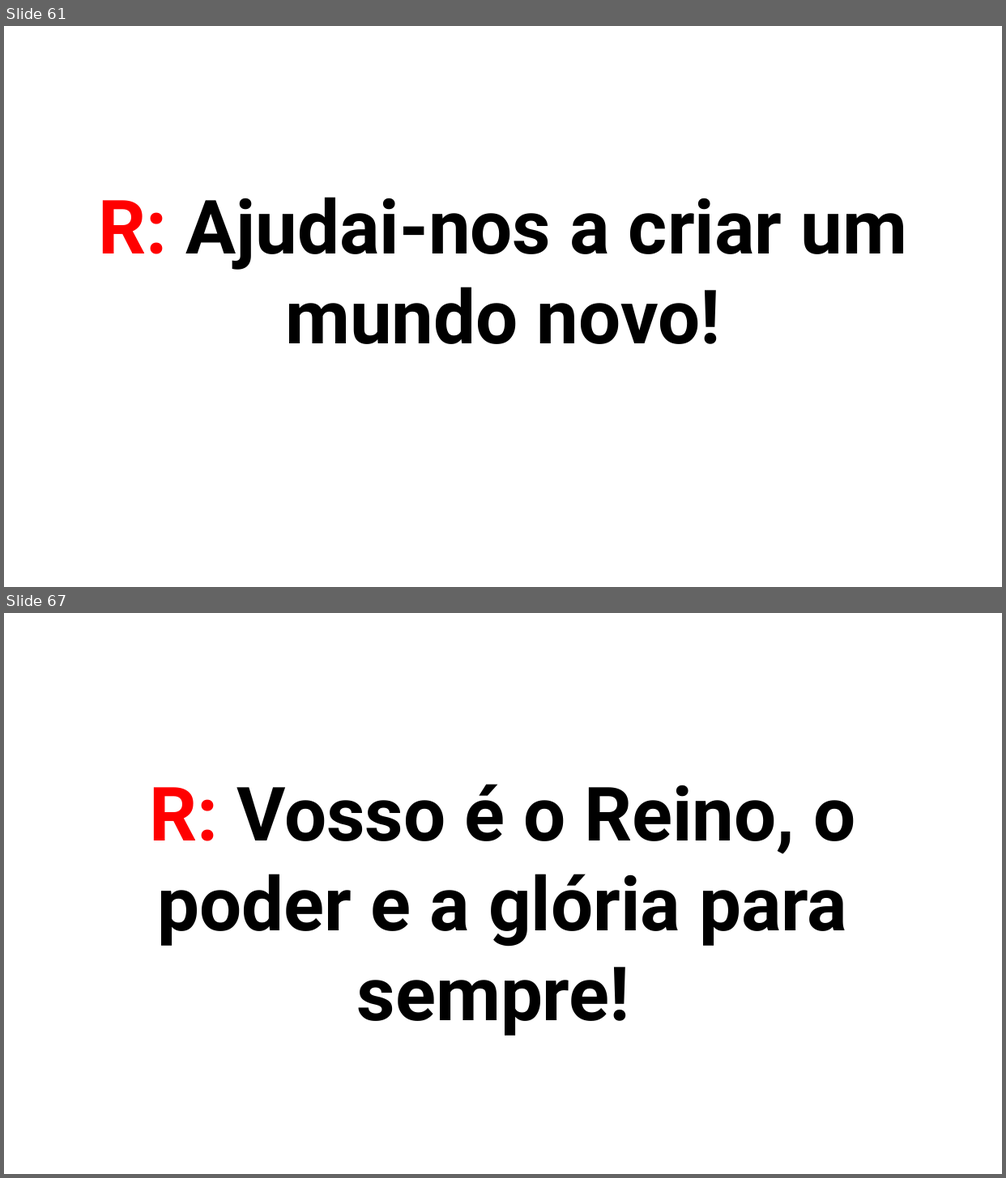
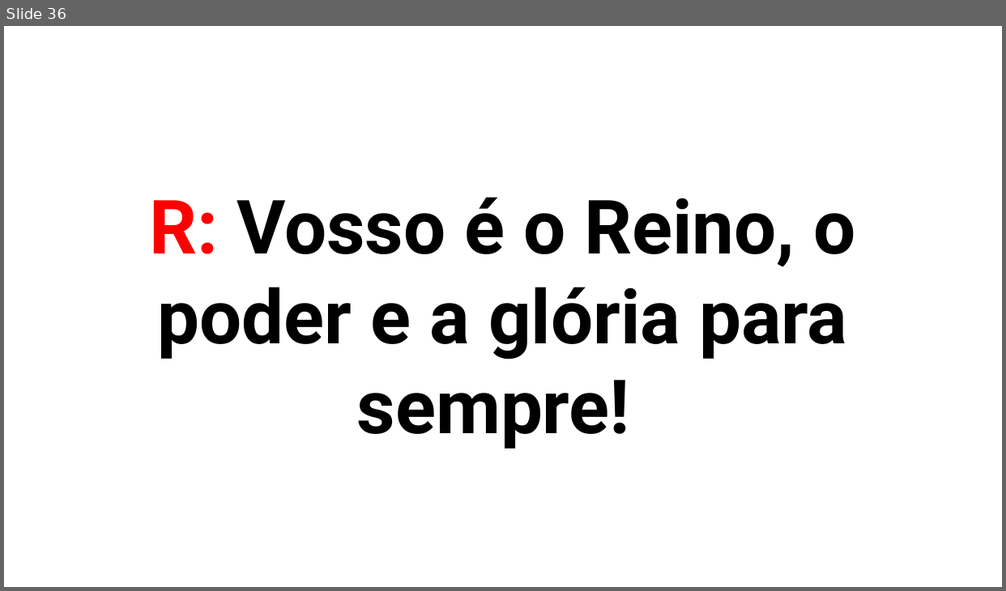
Before and after one commit to PHGodoyCosta/pallotti-slides, a slide deck: src/pallotti_slides/resources/template/mass_template.pptx. Shown one above the other, each under a label of ours: slides 61 and 67 before the commit, slide 36 after it; the slides between them are not shown. The pictures are 1006x1178 and 1006x591 pixels, drawn with LibreOffice and Linux fonts; fonts in the diff are those of the drawing. Boxes give left, top, right and bottom in pixels: in the first picture for what was removed or moved away, otherwise in the second. Text is boxed around its words. In the diff, an @@ line names an element or a change of style, - is before the commit and + after.

```diff
--- a/src/pallotti_slides/resources/template/mass_template.pptx
+++ b/src/pallotti_slides/resources/template/mass_template.pptx
@@ slide 61 removed at [4, 26, 1002, 587], background #FFFFFF @@
@@ text removed at [98, 197, 908, 344] @@
-R: Ajudai-nos a criar um mundo novo!
@@ what was slide 67 is now slide 36 @@
```
Also in this commit, not shown: 30 other slides removed, 20 other files.
